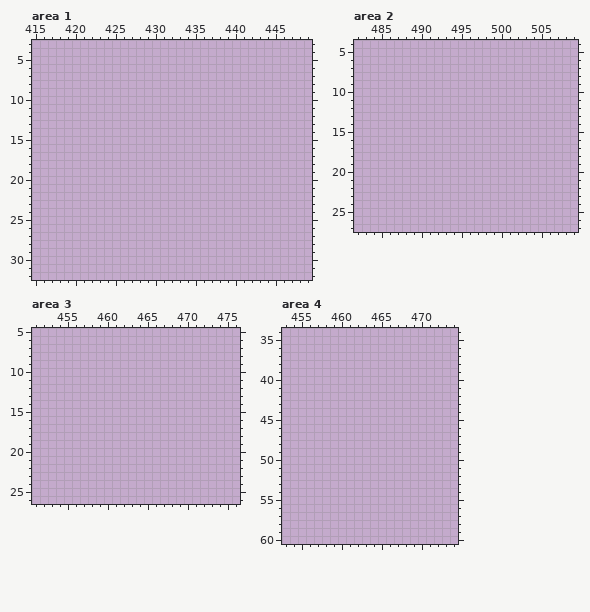
A pixel-art file gets an edit: Assets/Artwork/Aseprite/TileSets/Hub.aseprite. The picture above is the old version.
640x640 pixels, 1 frame. Shown: area 1: x 415..449, y 3..32; area 2: x 482..509, y 4..27; area 3: x 451..476, y 5..26; area 4: x 453..474, y 34..60. The commit also changed other parts of the picture, which this record leaves out.
Palette (. is transparent): 
After:
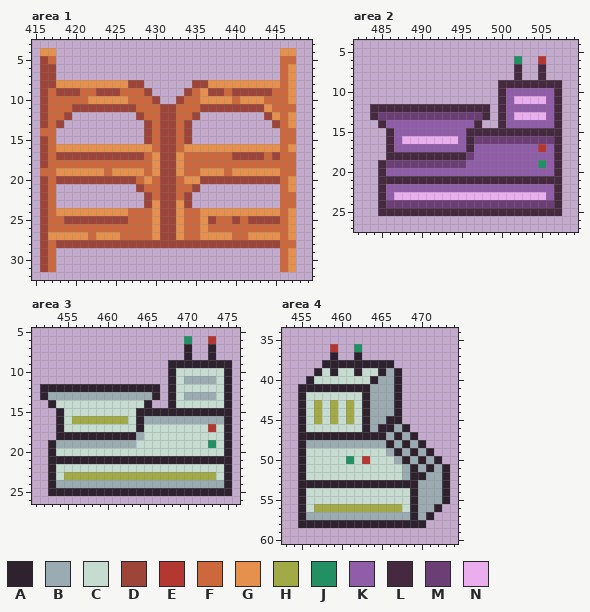
Colours new in this view: A #2e222f  B #9babb2  C #c7dcd0  D #9e4539  E #b33831  F #cd683d  G #e6904e  H #a2a947  J #239063  K #905ea9  L #45293f  M #6b3e75  N #eaaded
What changed:
Area 1, layer "Layer 1 Copy":
y 4: x 416..417 .. -> GG; x 446..447 .. -> GG
y 5: x 416..417 .. -> DF; x 446..447 .. -> FF
y 6..7: x 416..417 .. -> DD; x 446..447 .. -> FG
y 8: x 416..428 ............. -> DDGGGGGGGGGDD; x 435..447 ............. -> DDGGGGGGGGGFG
y 9: x 416..429 .............. -> DFDDDFFDDDFFFD; x 434..447 .............. -> DFGDDFDDDDDFFG
y 10: x 416..430 ............... -> DFFFFFGGGGGFFFD; x 433..447 ............... -> DFFGGGGFGGGFFFG
y 11: x 416..447 ................................ -> DFFFDDDDDDDDFFFDDFFFDDDDDDDDGFFF
y 12: x 416..419 .... -> DFFD; x 428..435 ........ -> DFFDDFFD; x 444..447 .... -> DGFG
y 13: x 416..418 ... -> DFD; x 429..434 ...... -> DFDDFD; x 445..447 ... -> DFG
y 14: x 416..417 .. -> FF; x 429..434 ...... -> DFDDFD; x 446..447 .. -> FF
y 15: x 416..417 .. -> DF; x 429..434 ...... -> DFDDFD; x 446..447 .. -> FF
y 16: x 416..447 ................................ -> DFGGGGGGGGGGGGFDDFGGGGGGGGGGGGFG
y 17: x 416..447 ................................ -> DFDDDDDDDDDDDFGDDGFFFFFFDDDDFDFF
y 18: x 416..447 ................................ -> DFFFFFFFFFFFFFGDDGFFFFFFFFFFFFFF
y 19: x 416..447 ................................ -> FFGGGGGGFGGGGFGDDGFFGGGFGGGGGGFF
y 20: x 416..447 ................................ -> DFDDDDDDDDDDFGFDDFGGDDDDDDDDDDFG
y 21: x 416..417 .. -> DF; x 428..435 ........ -> DFFDDFFD; x 446..447 .. -> FG
y 22: x 416..417 .. -> DF; x 429..434 ...... -> DFDDFD; x 446..447 .. -> FF
y 23: x 416..417 .. -> DF; x 429..434 ...... -> DGDDGD; x 446..447 .. -> FF
y 24: x 416..447 ................................ -> DFGGGGGGGGGFFFGDDGFFGGGGGGGGGGFG
y 25: x 416..447 ................................ -> DFFDDDDDDDDFFFGDDGFFGDFFDFDDDDFG
y 26: x 416..447 ................................ -> DFFFFFFFFFFFFFGDDGFFGFFFFFFFFFFG
y 27: x 416..447 ................................ -> DGGGGGFGGGFFFFGDDGFFGGGGFFGGGGFG
y 28: x 416..447 ................................ -> DFDDDDDDDDDDDDDDDDDDDDDDDDDDDDFF
y 29..31: x 416..417 .. -> DF; x 446..447 .. -> FG
Area 2, layer "Layer 1 Copy":
y 6: x 502 . -> J; x 505 . -> E
y 7..8: x 502 . -> L; x 505 . -> L
y 9: x 500..507 ........ -> LLLLLLLL
y 10: x 500..507 ........ -> LKKKKKKL
y 11: x 500..507 ........ -> LKNNNNKL
y 12: x 484..498 ............... -> LLLLLLLLLLLLLLL; x 500..507 ........ -> LKKKKKKL
y 13: x 484..498 ............... -> LMMMMMMMMMMMMML; x 500..507 ........ -> LKNNNNKL
y 14: x 485..497 ............. -> LKKKKKKKKKKKL; x 500..507 ........ -> LKKKKKKL
y 15: x 486..507 ...................... -> LKKKKKKKKKLLLLLLLLLLLL
y 16: x 486..507 ...................... -> LKNNNNNNNKLMMMMMMMMMML
y 17: x 486..507 ...................... -> LKKKKKKKKKLKKKKKKKKEKL
y 18: x 486..507 ...................... -> LLLLLLLLLLMKKKKKKKKKKL
y 19: x 485..507 ....................... -> LMMMMMMMMMMKKKKKKKKKJKL
y 20: x 485..507 ....................... -> LKKKKKKKKKKKKKKKKKKKKKL
y 21: x 485..507 ....................... -> LLLLLLLLLLLLLLLLLLLLLLL
y 22: x 485..507 ....................... -> LKKKKKKKKKKKKKKKKKKKKKL
y 23: x 485..507 ....................... -> LKNNNNNNNNNNNNNNNNNNNKL
y 24: x 485..507 ....................... -> LMMMMMMMMMMMMMMMMMMMMML
y 25: x 485..507 ....................... -> LLLLLLLLLLLLLLLLLLLLLLL
Area 3, layer "Layer 1 Copy":
y 6: x 470 . -> J; x 473 . -> E
y 7..8: x 470 . -> A; x 473 . -> A
y 9: x 468..475 ........ -> AAAAAAAA
y 10: x 468..475 ........ -> ACCCCCCA
y 11: x 468..475 ........ -> ACBBBBCA
y 12: x 452..466 ............... -> AAAAAAAAAAAAAAA; x 468..475 ........ -> ACCCCCCA
y 13: x 452..466 ............... -> ABBBBBBBBBBBBBA; x 468..475 ........ -> ACBBBBCA
y 14: x 453..465 ............. -> ACCCCCCCCCCCA; x 468..475 ........ -> ACCCCCCA
y 15: x 454..475 ...................... -> ACCCCCCCCCAAAAAAAAAAAA
y 16: x 454..475 ...................... -> ACHHHHHHHCABBBBBBBBBBA
y 17: x 454..475 ...................... -> ACCCCCCCCCACCCCCCCCECA
y 18: x 454..475 ...................... -> AAAAAAAAAABCCCCCCCCCCA
y 19: x 453..475 ....................... -> ABBBBBBBBBBCCCCCCCCCJCA
y 20: x 453..475 ....................... -> ACCCCCCCCCCCCCCCCCCCCCA
y 21: x 453..475 ....................... -> AAAAAAAAAAAAAAAAAAAAAAA
y 22: x 453..475 ....................... -> ACCCCCCCCCCCCCCCCCCCCCA
y 23: x 453..475 ....................... -> ACHHHHHHHHHHHHHHHHHHHCA
y 24: x 453..475 ....................... -> ABBBBBBBBBBBBBBBBBBBBBA
y 25: x 453..475 ....................... -> AAAAAAAAAAAAAAAAAAAAAAA
Area 4, layer "Layer 1 Copy":
y 36: x 459 . -> E; x 462 . -> J
y 37: x 459 . -> A; x 462 . -> A
y 38: x 458..466 ......... -> AAAAAAAAA
y 39: x 457..467 ........... -> ACACCACCABA
y 40: x 456..467 ............ -> ACCCCCCCABBA
y 41: x 455..467 ............. -> AAAAAAAAABBBA
y 42: x 455..467 ............. -> ACCCCCCCABBBA
y 43..44: x 455..467 ............. -> ACHCHCHCABBBA
y 45: x 455..467 ............. -> ACHCHCHCABBAA
y 46: x 455..468 .............. -> ACCCCCCCABAABA
y 47: x 455..469 ............... -> AAAAAAAAAAABABA
y 48: x 455..470 ................ -> ABBBBBBBBBBABABA
y 49: x 455..471 ................. -> ACCCCCCCCCCBABABA
y 50: x 455..472 .................. -> ACCCCCJCECCCBABABA
y 51: x 455..473 ................... -> ACCCCCCCCCCCCBABABA
y 52: x 455..473 ................... -> ACCCCCCCCCCCCBAABBA
y 53: x 455..473 ................... -> AAAAAAAAAAAAAAABBBA
y 54..55: x 455..473 ................... -> ACCCCCCCCCCCCCABBBA
y 56: x 455..472 .................. -> ACHHHHHHHHHHHCABBA
y 57: x 455..471 ................. -> ABBBBBBBBBBBBBABA
y 58: x 455..470 ................ -> AAAAAAAAAAAAAAAA
